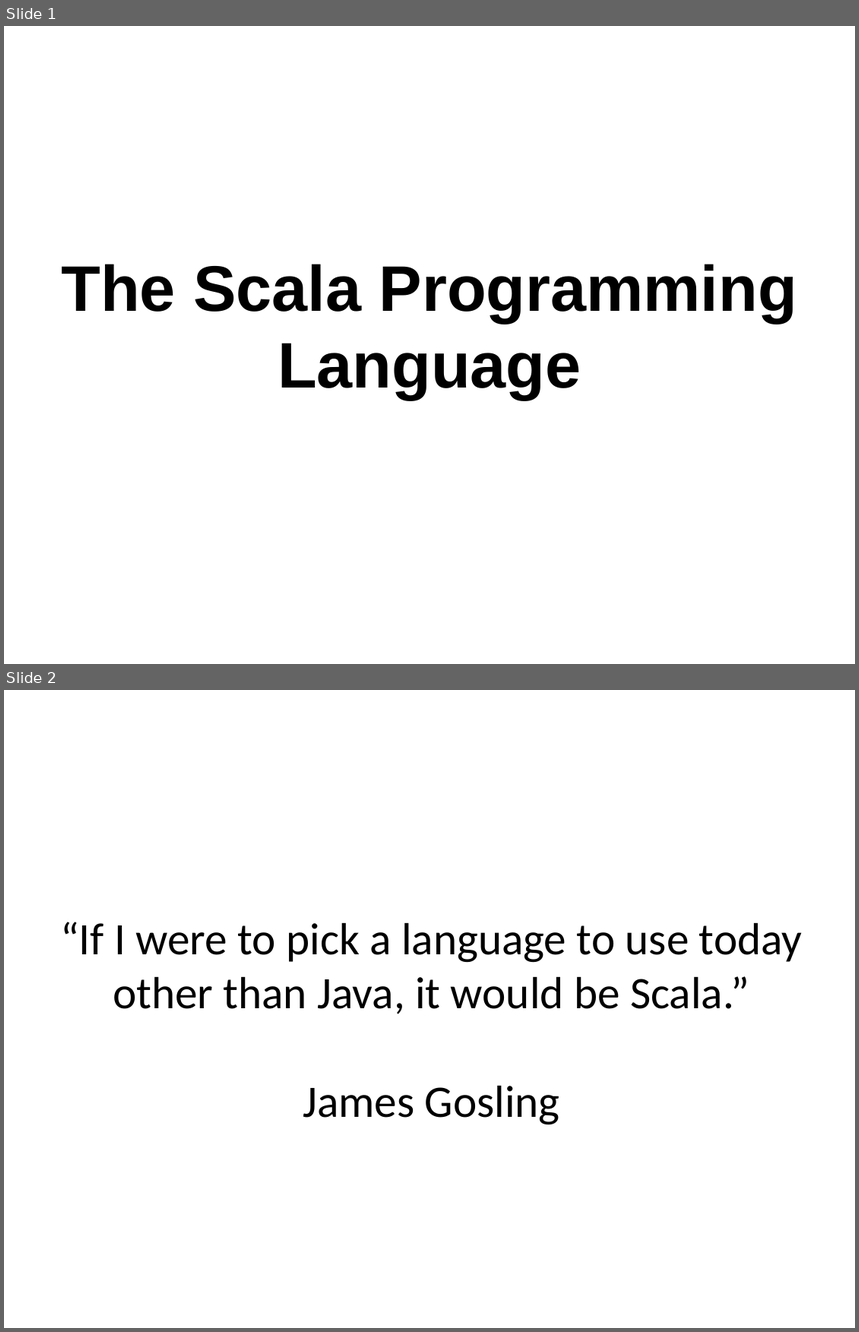
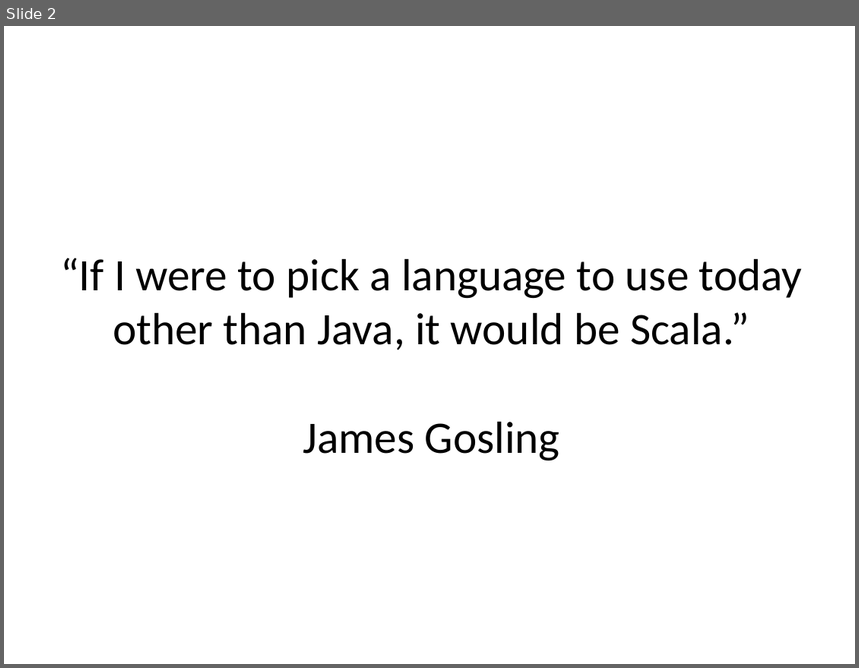
Before and after one commit to kaesler/ScalaTalk, a slide deck: my_slides/ScalaTalk.odp. Shown one above the other, each under a label of ours: slides 1 and 2 before the commit, slide 2 after it. The pictures are 859x1332 and 859x668 pixels, drawn with LibreOffice and Linux fonts; fonts in the diff are those of the drawing; background and template pictures are left out. Boxes give left, top, right and bottom in pixels: in the first picture for what was removed or moved away, otherwise in the second. Text is boxed around its words. In the diff, an @@ line names an element or a change of style, - is before the commit and + after.

```diff
--- a/my_slides/ScalaTalk.odp
+++ b/my_slides/ScalaTalk.odp
@@ slide 1 removed at <box>4,26,855,664</box>, background #FFFFFF @@
@@ subtitle removed at <box>61,264,797,400</box> @@
-The Scala Programming Language
```
Also in this commit, not shown: 2 slides changed, 2 slides added.
